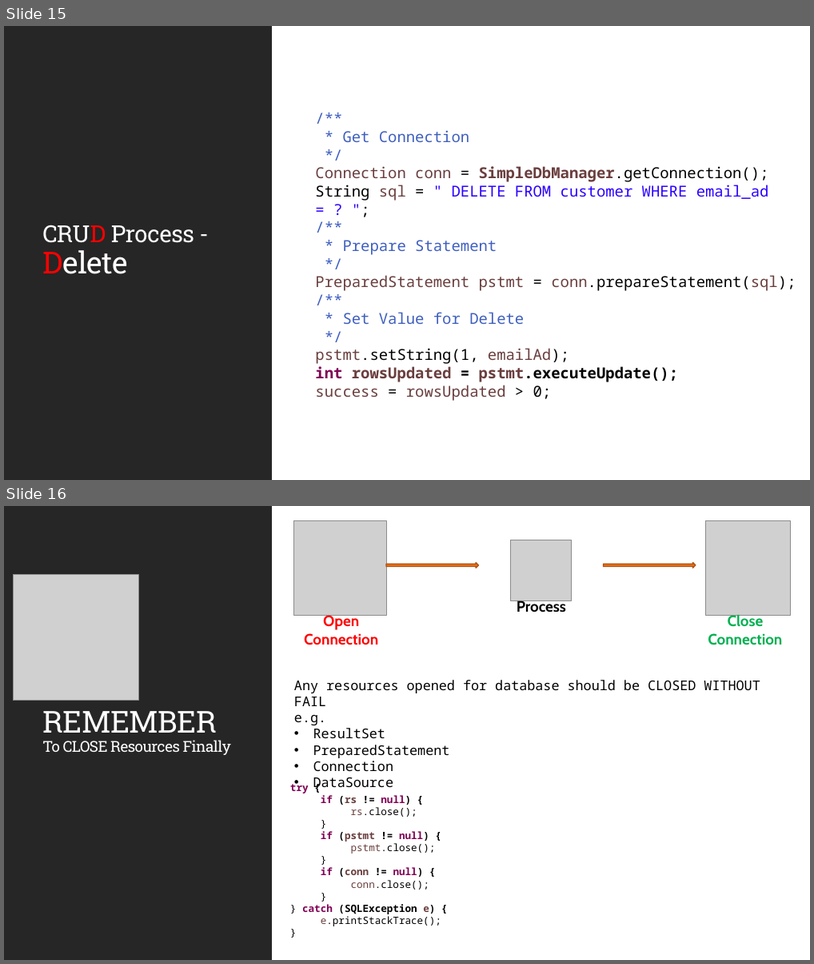
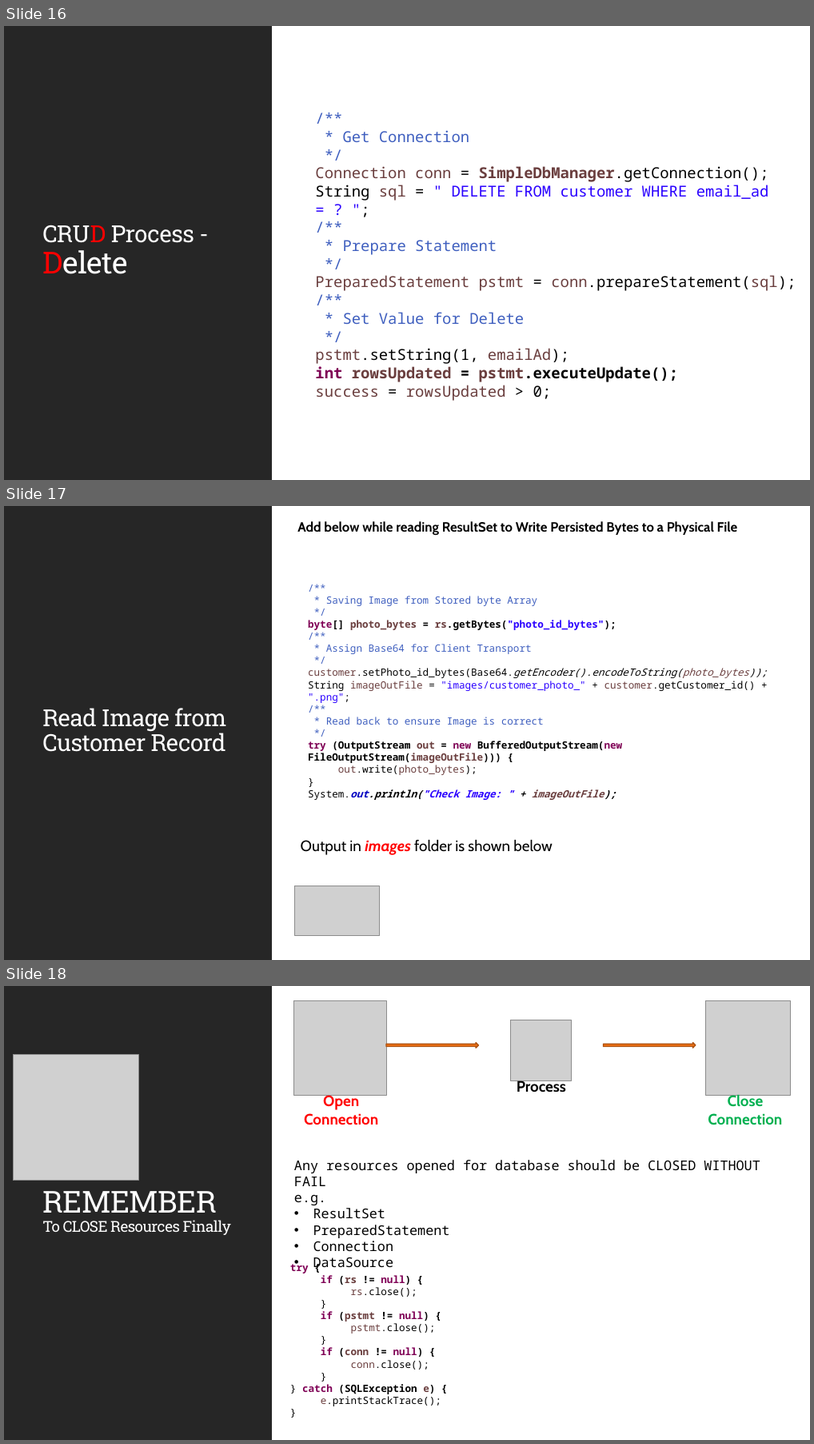
Before and after one commit to JSS-DEVCORE/JdbcExample, a slide deck: docs/JDBC-Insights.pptx. Shown one above the other, each under a label of ours: slides 15 and 16 before the commit, slides 16, 17 and 18 after it. The pictures are 814x964 and 814x1444 pixels, drawn with LibreOffice and Linux fonts; fonts in the diff are those of the drawing; grey boxes stand for pictures. Boxes give left, top, right and bottom in pixels: in the first picture for what was removed or moved away, otherwise in the second. Text is boxed around its words. In the diff, an @@ line names an element or a change of style, - is before the commit and + after.

```diff
--- a/docs/JDBC-Insights.pptx
+++ b/docs/JDBC-Insights.pptx
@@ slide 17 added at [4, 506, 810, 960], background #FFFFFF; not listed: 1 template element that a slide beside it also shows @@
@@ rectangle added at [4, 506, 272, 960], fill #262626 @@
@@ rectangle added at [5, 506, 810, 960], fill #FFFFFF @@
@@ text added at [298, 521, 738, 535], 16 pt, text #000000, bold @@
+Add below while reading ResultSet to Write Persisted Bytes to a Physical File
@@ text added at [308, 596, 767, 800], 12 pt, text #000000 @@
+  /**
+  * Saving Image from Stored byte Array
+  */
+  byte[] photo_bytes = rs.getBytes("photo_id_bytes");
+  /**
+  * Assign Base64 for Client Transport
+  */
+  customer.setPhoto_id_bytes(Base64.getEncoder().encodeToString(photo_bytes));
+  String imageOutFile = "images/customer_photo_" + customer.getCustomer_id() + ".png";
+  /**
+  * Read back to ensure Image is correct
+  */
+  try (OutputStream out = new BufferedOutputStream(new FileOutputStream(imageOutFile))) {
+    out.write(photo_bytes);
+  }
+  System.out.println("Check Image: " + imageOutFile);
@@ title added at [42, 708, 226, 752], 28 pt, text #FFFFFF @@
+Read Image from Customer Record
@@ text added at [301, 839, 553, 855], 18 pt, text #000000 @@
+Output in images folder is shown below
@@ picture added at [295, 885, 380, 935] @@
@@ what was slide 15 is now slide 16 @@
@@ what was slide 16 is now slide 18 @@
```
Also in this commit, not shown: 2 slides changed, 1 other slide added, 1 other file.
